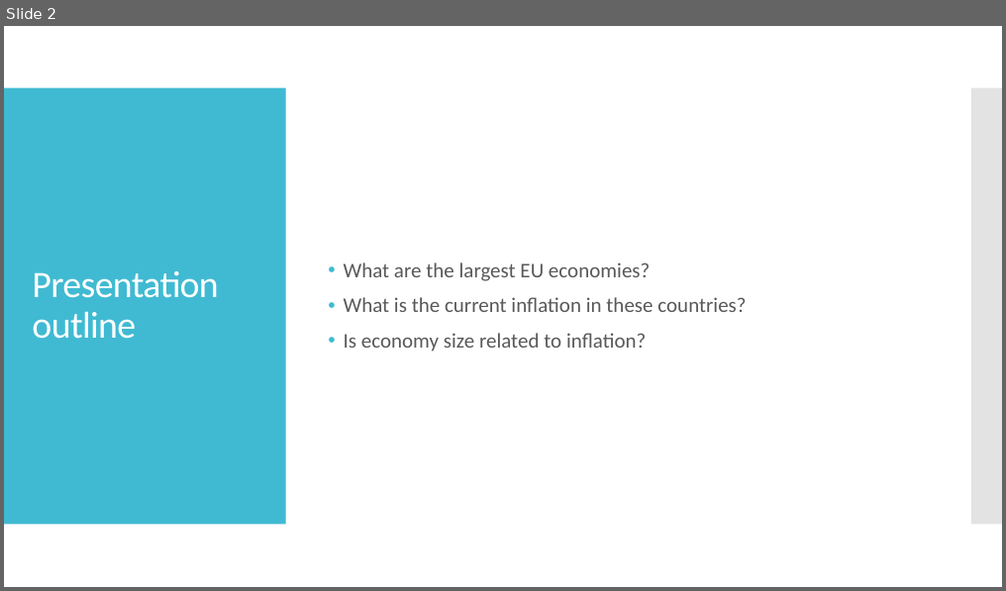
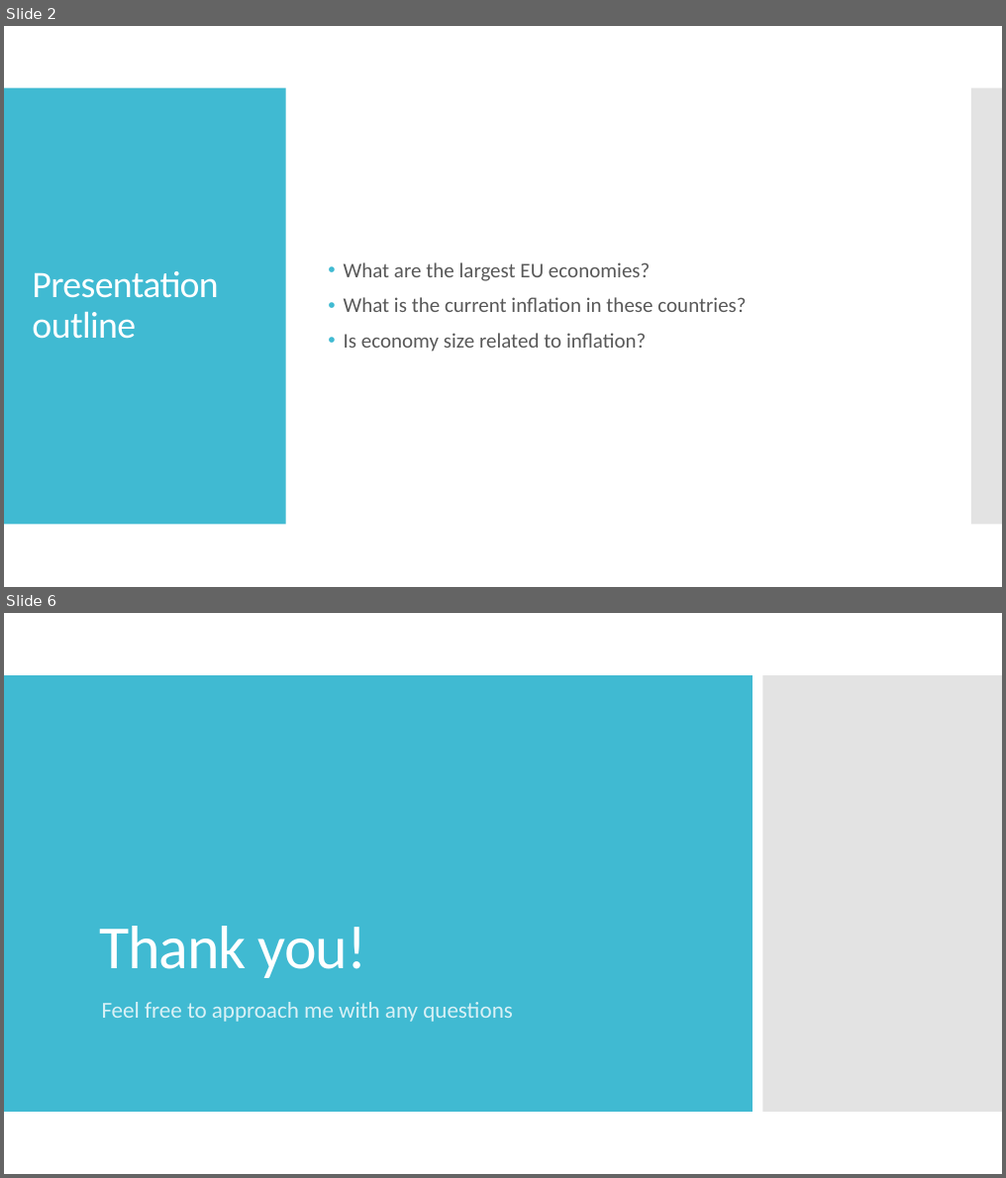
Before and after one commit to dstaermans/auto_powerpoint_demo, a slide deck: output.pptx. Shown one above the other, each under a label of ours: slide 2 before the commit, slides 2 and 6 after it; the slides between them are not shown. The pictures are 1006x591 and 1006x1178 pixels, drawn with LibreOffice and Linux fonts; fonts in the diff are those of the drawing. Boxes give left, top, right and bottom in pixels: in the first picture for what was removed or moved away, otherwise in the second. Text is boxed around its words. In the diff, an @@ line names an element or a change of style, - is before the commit and + after.

```diff
--- a/output.pptx
+++ b/output.pptx
@@ slide 6 added at box(4, 613, 1002, 1174), background #FFFFFF @@
@@ rectangle added at box(4, 675, 752, 1112), fill #40BAD2 @@
@@ rectangle added at box(763, 675, 1002, 1112), fill #C8C8C8 at 50% opacity @@
@@ title added at box(99, 926, 367, 978), 59 pt, text #FFFFFF @@
+Thank you!
@@ subtitle added at box(102, 1002, 513, 1022), 22 pt, text #D9F1F6 @@
+Feel free to approach me with any questions
```
Also in this commit, not shown: 1 slide changed, 1 other slide added, 6 other files.
